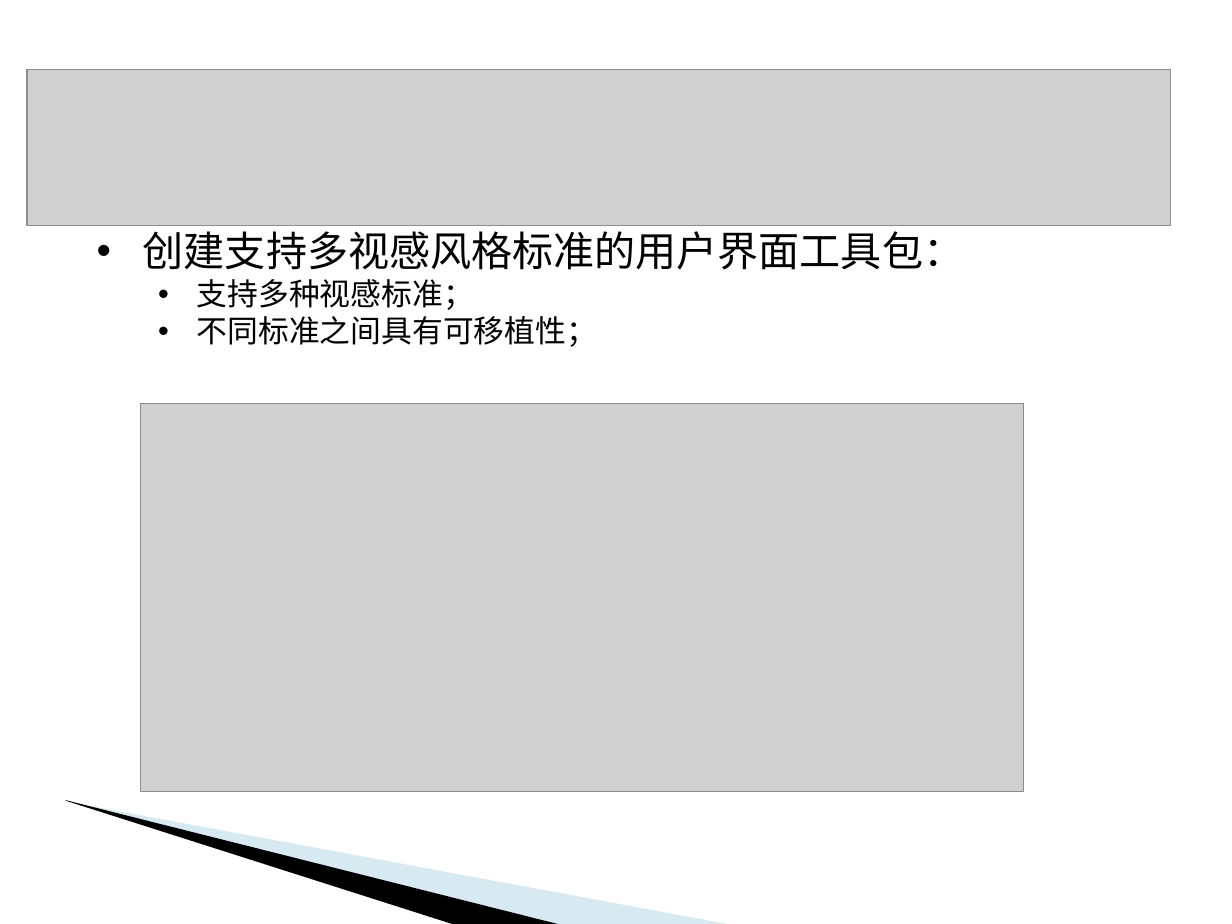
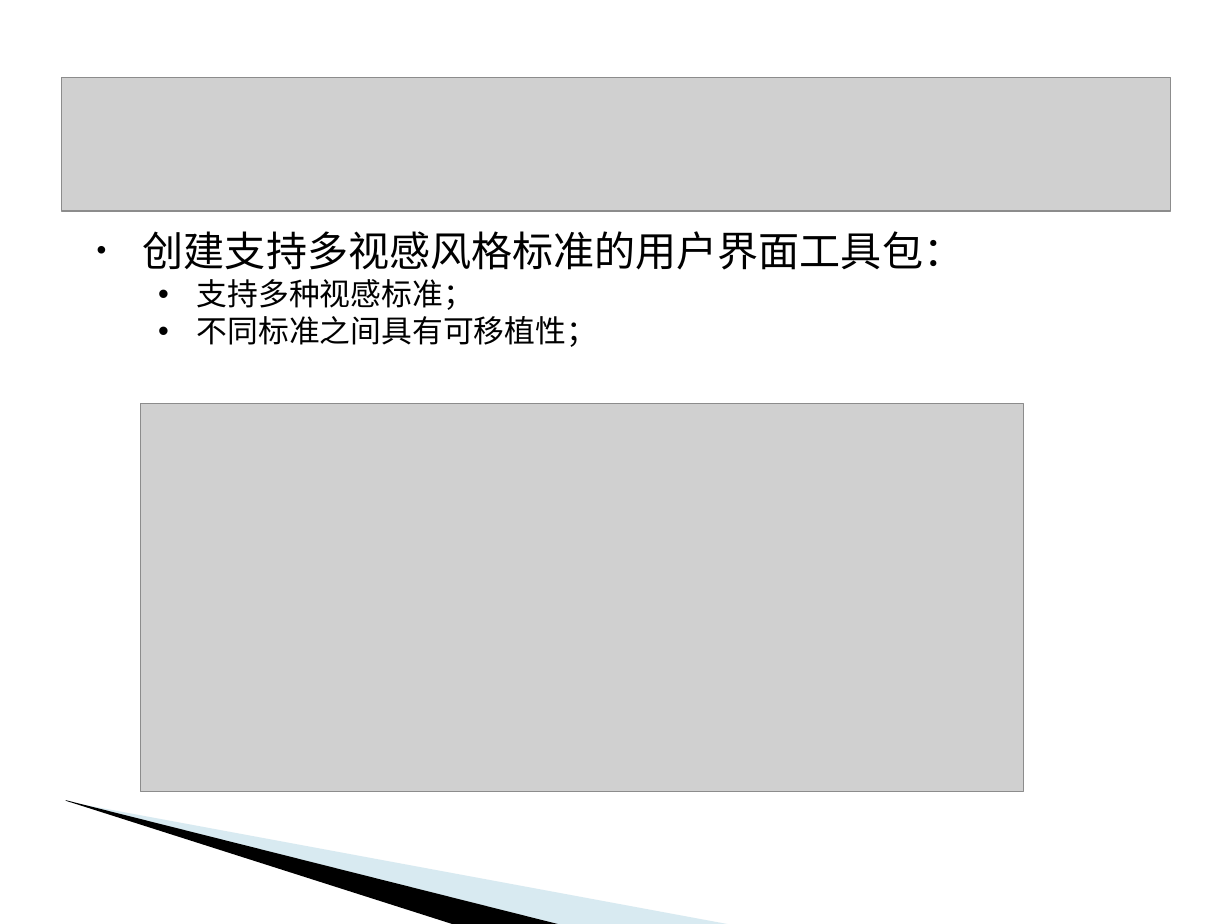
Before and after one commit to csyuzhou/csyuzhou.github.io, a slide deck: slide 21 of files/designPatterns/lecture2.ppt (slide 18 before the commit). Drawn at 1232x924 pixels with LibreOffice and Linux fonts; fonts in the diff are those of the drawing; grey boxes stand for pictures; background and template pictures are left out. Boxes give left, top, right and bottom in pixels: in the first picture for what was removed or moved away, otherwise in the second. Text is boxed around its words. In the diff, an @@ line names an element or a change of style, - is before the commit and + after.

```diff
--- a/files/designPatterns/lecture2.ppt
+++ b/files/designPatterns/lecture2.ppt
@@ picture: place and size @@
-picture at box(27, 70, 1170, 227)
+picture at box(62, 78, 1170, 212)
@@ text "创建支持多视感风格标准的用户界面工具包：" rewrapped from box(143, 224, 964, 347) to box(143, 231, 964, 347) @@
```
Also in this commit, not shown: 18 other slides changed, 4 slides added, 1 slide removed, 1 other file.
